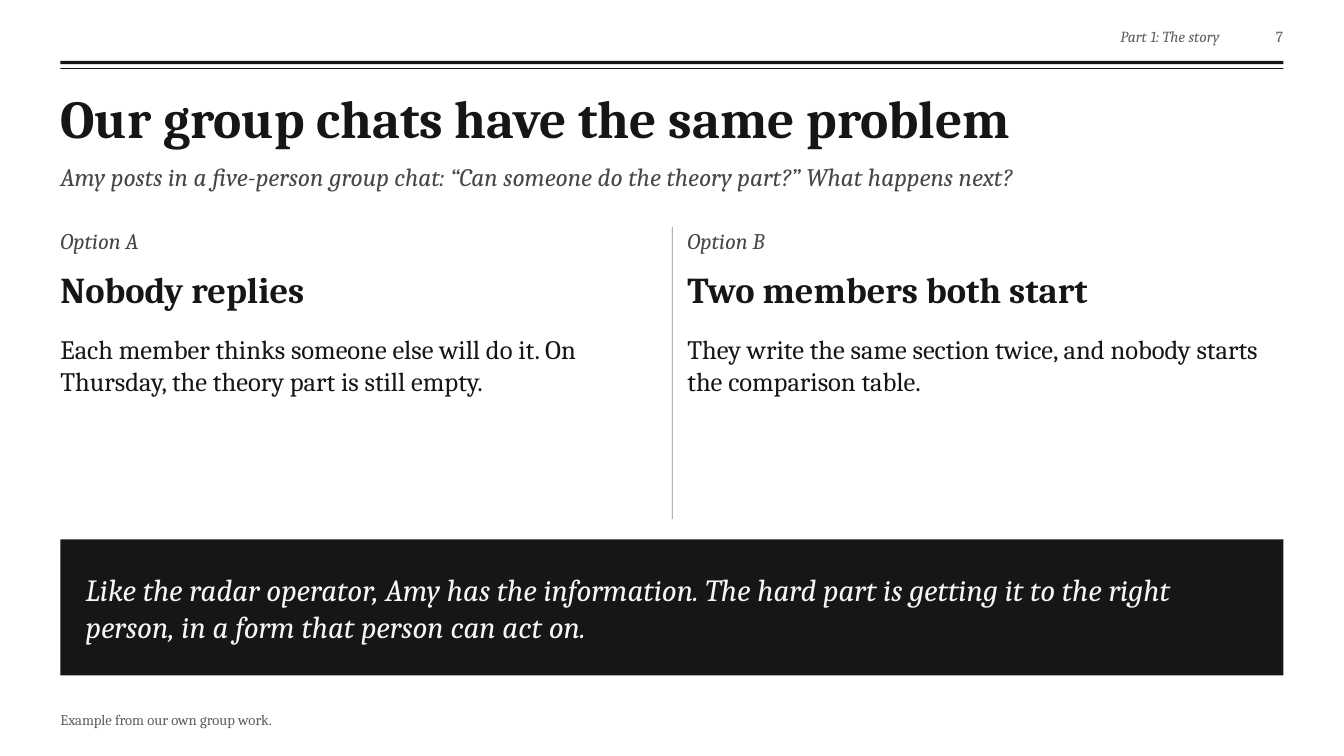
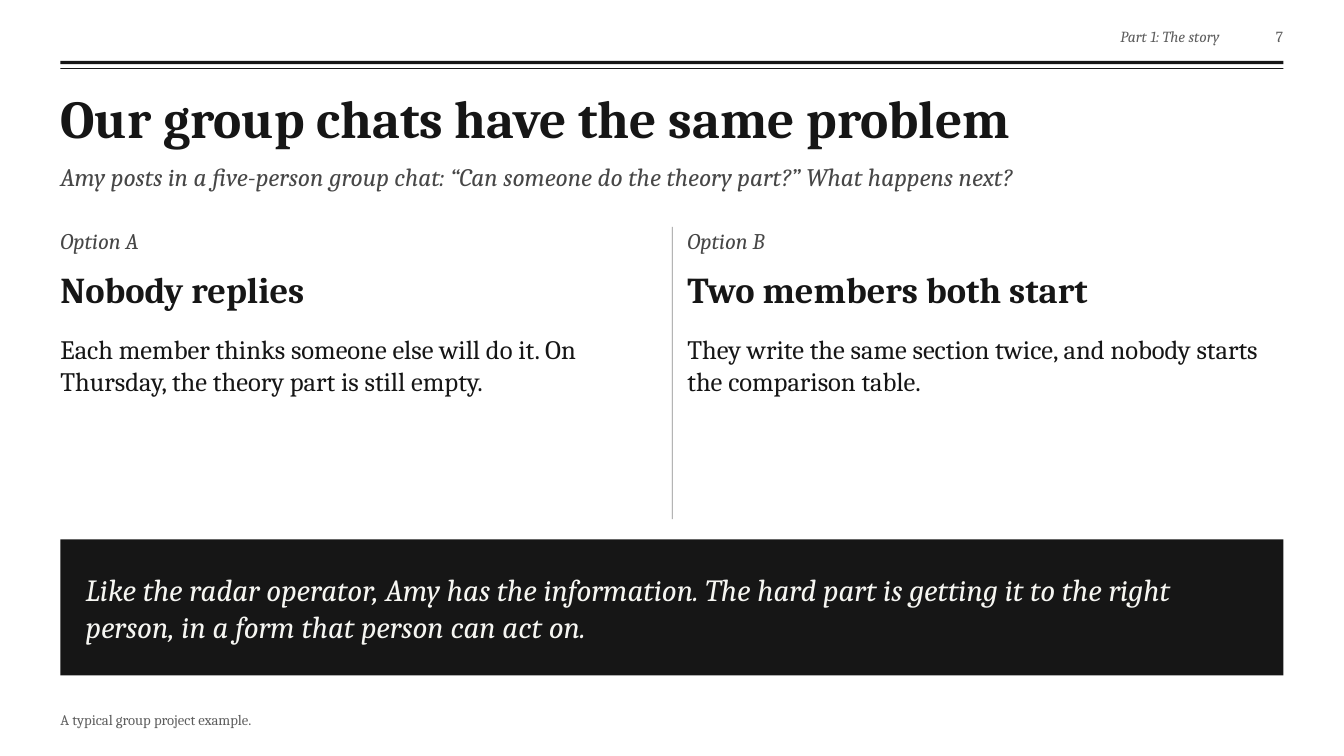
Before and after one commit to fengyiqicoder/fumadocs, a slide deck: slide 7 of dowding-presentation/Dowding_Effective_Communication.pptx. Drawn at 1344x756 pixels with LibreOffice and Linux fonts; fonts in the diff are those of the drawing; background and template pictures are left out. Boxes give left, top, right and bottom in pixels: in the first picture for what was removed or moved away, otherwise in the second. Text is boxed around its words. In the diff, an @@ line names an element or a change of style, - is before the commit and + after.

```diff
--- a/dowding-presentation/Dowding_Effective_Communication.pptx
+++ b/dowding-presentation/Dowding_Effective_Communication.pptx
@@ text at (x1=60, y1=715, x2=251, y2=728): text changed @@
-Example from our own group work.
+A typical group project example.
```
Also in this commit, not shown: 14 other slides changed, 2 other files.
